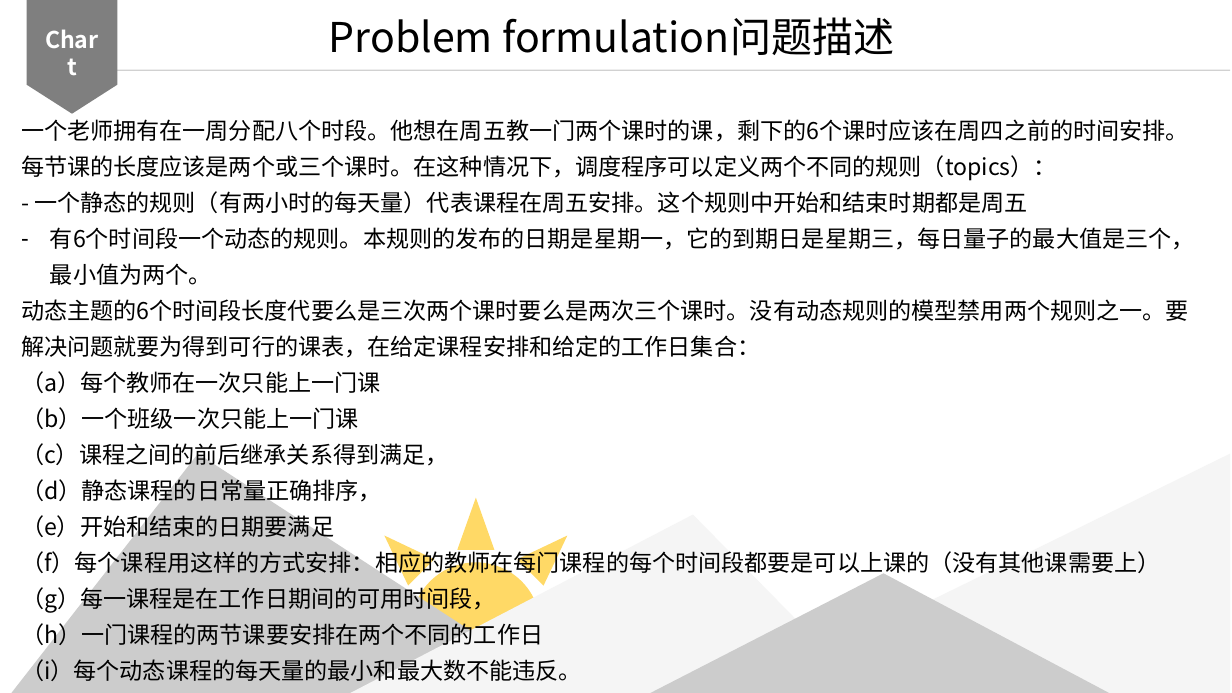
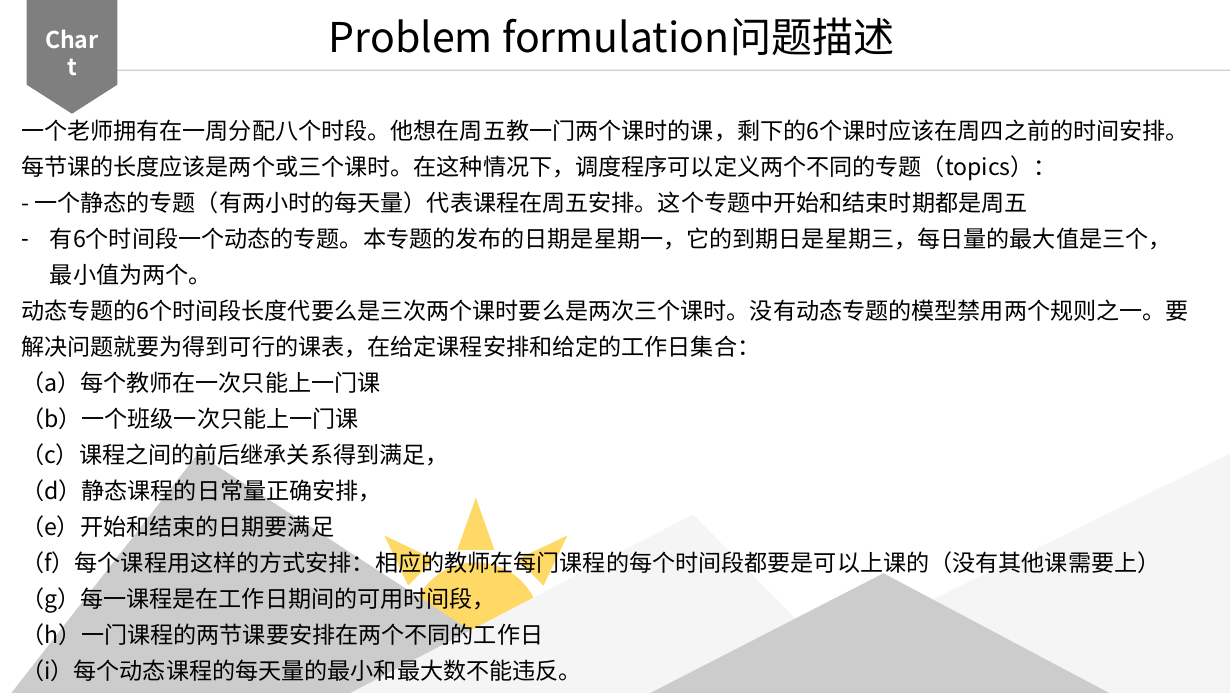
Before and after one commit to MXlwq/PaperAndTrans, a slide deck: slide 9 of 20160313.pptx. Drawn at 1232x693 pixels with LibreOffice and Linux fonts; fonts in the diff are those of the drawing. Boxes give left, top, right and bottom in pixels: in the first picture for what was removed or moved away, otherwise in the second. Text is boxed around its words. In the diff, an @@ line names an element or a change of style, - is before the commit and + after.

```diff
--- a/20160313.pptx
+++ b/20160313.pptx
@@ text at [21,119,1189,358]: text changed @@
-一个老师拥有在一周分配八个时段。他想在周五教一门两个课时的课，剩下的6个课时应该在周四之前的时间安排。每节课的长度应该是两个或三个课时。在这种情况下，调度程序可以定义两个不同的规则（topics）：
-- 一个静态的规则（有两小时的每天量）代表课程在周五安排。这个规则中开始和结束时期都是周五
-– 有6个时间段一个动态的规则。本规则的发布的日期是星期一，它的到期日是星期三，每日量子的最大值是三个，最小值为两个。
-动态主题的6个时间段长度代要么是三次两个课时要么是两次三个课时。没有动态规则的模型禁用两个规则之一。要解决问题就要为得到可行的课表，在给定课程安排和给定的工作日集合：
+一个老师拥有在一周分配八个时段。他想在周五教一门两个课时的课，剩下的6个课时应该在周四之前的时间安排。每节课的长度应该是两个或三个课时。在这种情况下，调度程序可以定义两个不同的专题（topics）：
+- 一个静态的专题（有两小时的每天量）代表课程在周五安排。这个专题中开始和结束时期都是周五
+– 有6个时间段一个动态的专题。本专题的发布的日期是星期一，它的到期日是星期三，每日量的最大值是三个，最小值为两个。
+动态专题的6个时间段长度代要么是三次两个课时要么是两次三个课时。没有动态专题的模型禁用两个规则之一。要解决问题就要为得到可行的课表，在给定课程安排和给定的工作日集合：
@@ text at [21,476,382,505]: text changed @@
-（d）静态课程的日常量正确排序，
+（d）静态课程的日常量正确安排，
```
Also in this commit, not shown: 2 other slides changed, 1 other file.
